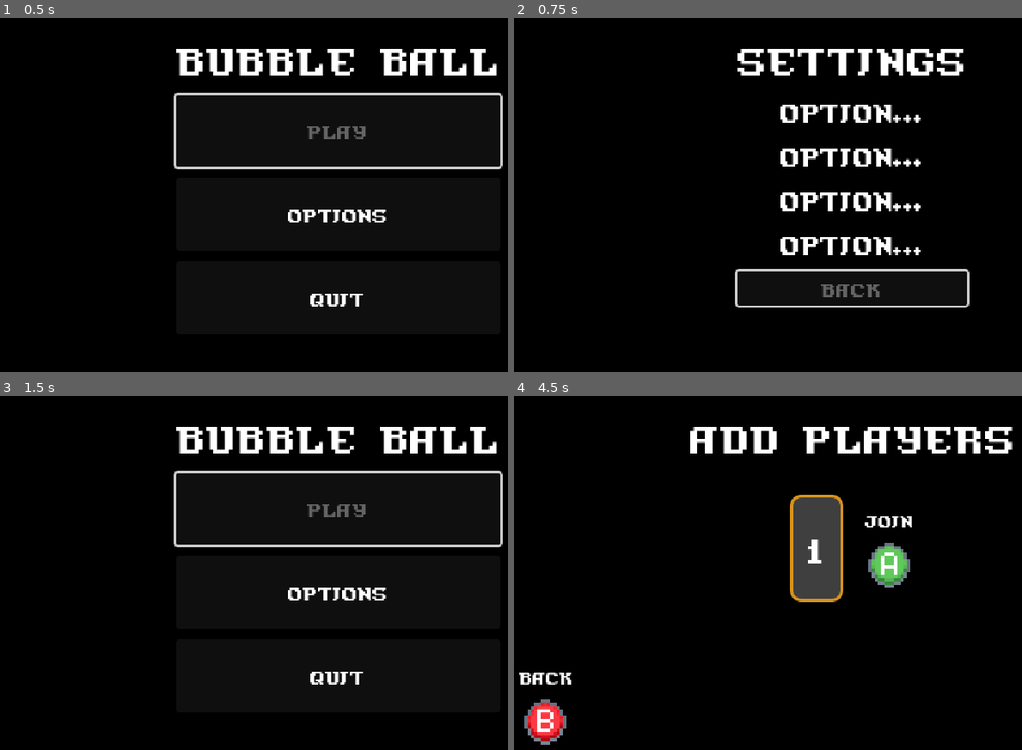
Above: before the commit, frames 1-4 (two rows, left to right).
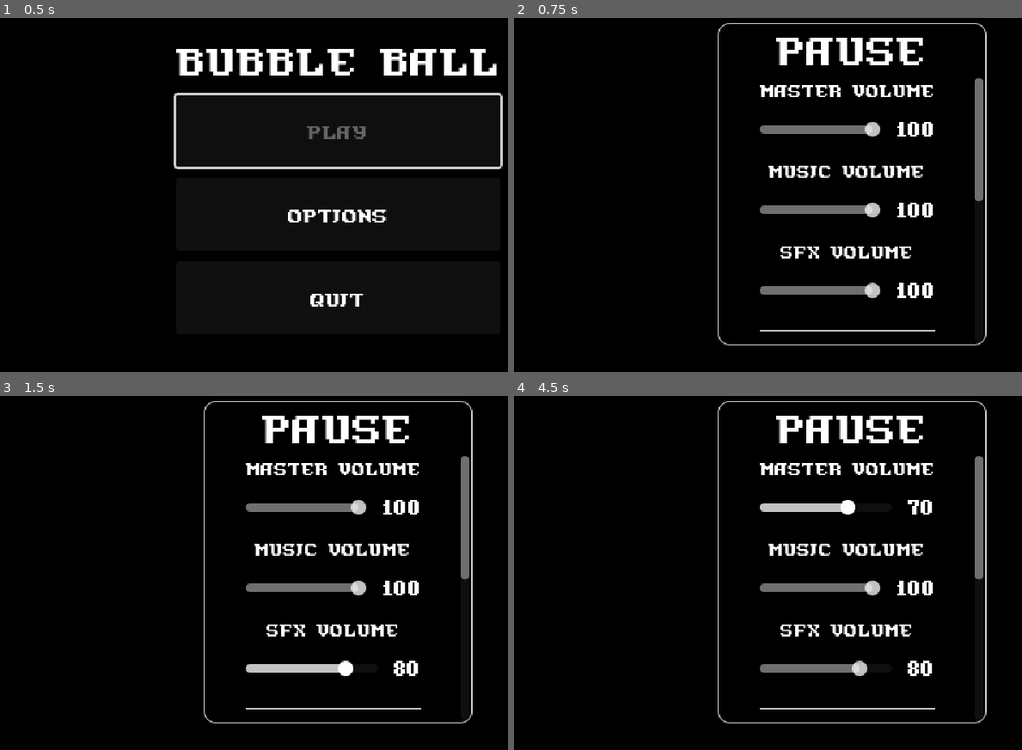
Above: after the commit, the same moments.

Repository: kyleyoung1121/BubbleBall
Game: Godot game, scene res://scenes & scripts/menu/main_menu.tscn
The game is run twice, just before and just after one commit, with the same random seed, the same clock (stepped at 60 frames per second) and the same inputs. Sound files missing from this copy of the repository are replaced by a short silence.
Inputs (mouse positions are in pixels of both pictures, inside the frame that each line leads up to):
- Up to frame 1 (0.5 s): no input
- Up to frame 2 (0.75 s): click "Options" at 0.5 s
- Up to frame 3 (1.5 s): click (335, 665) at 1.25 s, where only the run before the commit has a clickable "Back"
- Up to frame 4 (4.5 s): click (849, 509) at 2 s, where only the run before the commit has a clickable "Play"; click (544, 703) at 2.77 s; click (849, 509) at 3.5 s, where only the run before the commit has a clickable "Play"; tap Enter (join) at 4.25 s; hold S (dive) from 4.28 s (still down)

Frame 1 is identical in both runs. In frame 2, 11% of the frame differs, in the area x 40-94%, y 1-93%; in frame 3, 10%; in frame 4, 13%, in the area x 1-99%, y 1-99%.

Commit message:
Added working settings to the pause menu

Diff:
--- a/scenes & scripts/gameplay/gameplay.gd
+++ b/scenes & scripts/gameplay/gameplay.gd
@@ -9,6 +9,7 @@
 @onready var post_match_timer = $PostMatchTimer
 @onready var orange_hearts = $OrangeHearts
 @onready var blue_hearts = $BlueHearts
+@onready var pause_menu = $PauseMenu
 
 
 const MAIN_MENU_SCENE_PATH = "res://scenes & scripts/menu/main_menu.tscn"
@@ -33,6 +34,7 @@
 var block_match_start = false
 var ball_instance
 
+var max_lives = GameSettings.team_lives
 var team_one_lives
 var team_two_lives
 
@@ -69,6 +71,7 @@
 	# Make sure the next and previous map symbols are visible to start
 	next_map_symbol.visible = true
 	previous_map_symbol.visible = true
+	pause_menu.visible = false
 
 
 # Called every frame. 'delta' is the elapsed time since the previous frame.
@@ -204,10 +207,22 @@
 # Pause the game. Uses game_time_scale instead of freezing to preserve momentum
 func toggle_pause():
 	if round_paused:
+		# Unpause
 		Engine.time_scale = GameSettings.game_time_scale
+		pause_menu.visible = false
 		round_paused = false
+		# Check to see if the team_lives changed. If so, add/remove lives.
+		if not GameSettings.team_lives == max_lives:
+			team_one_lives += GameSettings.team_lives - max_lives
+			team_two_lives += GameSettings.team_lives - max_lives
+		max_lives = GameSettings.team_lives
+		# Update hearts to match current settings
+		update_all_hearts()
 	else:
+		# Pause
 		Engine.time_scale = 0
+		pause_menu.visible = true
+		pause_menu.reload_slider_values()
 		round_paused = true
 
 
--- a/scenes & scripts/gameplay/gameplay.tscn
+++ b/scenes & scripts/gameplay/gameplay.tscn
@@ -1,8 +1,9 @@
-[gd_scene load_steps=6 format=3 uid="uid://bkaskjofg0e42"]
+[gd_scene load_steps=7 format=3 uid="uid://bkaskjofg0e42"]
 
 [ext_resource type="Script" path="res://scenes & scripts/gameplay/gameplay.gd" id="1_wjm3a"]
 [ext_resource type="Texture2D" uid="uid://d01on1qdeiasv" path="res://assets/sprites/orange_heart.png" id="5_ckosj"]
 [ext_resource type="Texture2D" uid="uid://c2h78hpnumckf" path="res://assets/sprites/blue_heart.png" id="6_amfrv"]
+[ext_resource type="PackedScene" uid="uid://c7eltkbk00sxq" path="res://scenes & scripts/menu/pause_menu.tscn" id="6_emvep"]
 [ext_resource type="Theme" uid="uid://dxnhffmfb2hde" path="res://assets/themes/new_theme.tres" id="10_y65wx"]
 [ext_resource type="Script" path="res://scenes & scripts/gameplay/count_down_text.gd" id="11_hh4ss"]
 
@@ -82,6 +83,10 @@
 wait_time = 3.0
 one_shot = true
 
+[node name="PostMatchTimer" type="Timer" parent="."]
+wait_time = 3.0
+one_shot = true
+
 [node name="OrangeHearts" type="Node2D" parent="."]
 z_index = 10
 
@@ -158,9 +163,20 @@
 [node name="AudioStreamPlayer2D" type="AudioStreamPlayer2D" parent="."]
 pitch_scale = 0.18
 
-[node name="PostMatchTimer" type="Timer" parent="."]
-wait_time = 3.0
-one_shot = true
+[node name="PauseMenu" parent="." instance=ExtResource("6_emvep")]
+visible = false
+z_index = 30
+anchors_preset = 8
+anchor_left = 0.5
+anchor_top = 0.5
+anchor_right = 0.5
+anchor_bottom = 0.5
+offset_left = 324.0
+offset_top = 175.0
+offset_right = 324.0
+offset_bottom = 175.0
+size_flags_horizontal = 4
+size_flags_vertical = 4
 
 [connection signal="timeout" from="CountDownText/StartTimer" to="." method="match_begin"]
 [connection signal="timeout" from="PostRoundTimer" to="." method="reset_round"]
--- a/scenes & scripts/gameplay/player.tscn
+++ b/scenes & scripts/gameplay/player.tscn
@@ -9,6 +9,7 @@
 [sub_resource type="CircleShape2D" id="CircleShape2D_ol2h7"]
 
 [node name="Player" type="RigidBody2D"]
+z_index = 9
 collision_mask = 15
 mass = 0.4
 physics_material_override = SubResource("PhysicsMaterial_ld8eo")
--- a/scenes & scripts/gameplay/slow_mo_zone.gd
+++ b/scenes & scripts/gameplay/slow_mo_zone.gd
@@ -1,15 +1,13 @@
 extends Node2D
 
 
-@export var slow_percent: float = GameSettings.slow_mo_scale
-@export var normal_percent: float = GameSettings.game_time_scale
-
-
 func _on_area_2d_body_entered(body):
+	# If the ball is in the slow mo zone, slow down time
 	if body.is_in_group("ball"):
-		Engine.time_scale = slow_percent
+		Engine.time_scale = GameSettings.slow_mo_scale
 
 
 func _on_area_2d_body_exited(body):
+	# If the ball has left the zone, set time to normal speed
 	if body.is_in_group("ball"):
-		Engine.time_scale = normal_percent
+		Engine.time_scale = GameSettings.game_time_scale
--- a/scenes & scripts/global/game_settings.gd
+++ b/scenes & scripts/global/game_settings.gd
@@ -1,7 +1,7 @@
 extends Node
 
 # General
-var team_lives = 3
+var team_lives = 5
 var game_time_scale = 0.85
 var slow_mo_scale = 0.45
 
@@ -10,3 +10,8 @@
 
 # Bubbles
 var bubble_size = 1.4
+
+# Audio
+var master_volume = 100
+var music_volume = 100
+var sfx_volume = 100
--- a/scenes & scripts/menu/MainMenu.gd
+++ b/scenes & scripts/menu/MainMenu.gd
@@ -9,7 +9,6 @@
 @onready var players_and_prompt = $AddPlayers/CenterContainer/VBoxContainer/PanelContainer/MarginContainer/VBoxContainer/PlayersAndPrompt
 @onready var add_players_graphic = $AddPlayers/CenterContainer/VBoxContainer/PanelContainer/MarginContainer/VBoxContainer/PlayersAndPrompt/AddPlayersGraphic
 @onready var main_play_button = $Main/CenterContainer/PanelContainer/MarginContainer/VBoxContainer/MainPlayButton
-@onready var setting_back_button = $Settings/CenterContainer/PanelContainer/MarginContainer/ScrollContainer/VBoxContainer/SettingsBackButton
 
 const PLAYER_CARD_SCENE = preload("res://scenes & scripts/menu/player_card.tscn")
 const PLAYER_CARD_TEAM_ONE_THEME = preload("res://assets/themes/team_one_player_card.tres")
@@ -145,7 +144,7 @@
 func _on_main_options_button_pressed():
 	main_menu.visible = false
 	settings_menu.visible = true
-	setting_back_button.grab_focus()
+	#setting_back_button.grab_focus()
 	add_players_menu.visible = false
 	hold_x_to_start_graphic.visible = false
 	play_ui_next_sound()
--- a/scenes & scripts/menu/main_menu.tscn
+++ b/scenes & scripts/menu/main_menu.tscn
@@ -1,6 +1,7 @@
-[gd_scene load_steps=7 format=3 uid="uid://b20qyvib4hu52"]
+[gd_scene load_steps=8 format=3 uid="uid://b20qyvib4hu52"]
 
 [ext_resource type="Script" path="res://scenes & scripts/menu/MainMenu.gd" id="2_ti8ij"]
+[ext_resource type="PackedScene" uid="uid://c7eltkbk00sxq" path="res://scenes & scripts/menu/pause_menu.tscn" id="3_2pykj"]
 [ext_resource type="Texture2D" uid="uid://cgnxp0jjepcym" path="res://assets/sprites/buttons/a_button.png" id="3_7sh2c"]
 [ext_resource type="Theme" uid="uid://dxnhffmfb2hde" path="res://assets/themes/new_theme.tres" id="3_i51tq"]
 [ext_resource type="Texture2D" uid="uid://cny5vlfq1voyw" path="res://assets/sprites/buttons/b_button.png" id="4_kxs8b"]
@@ -82,67 +83,8 @@
 grow_vertical = 2
 theme = ExtResource("3_i51tq")
 
-[node name="CenterContainer" type="CenterContainer" parent="CanvasLayer/Settings"]
-layout_mode = 1
-anchors_preset = 15
-anchor_right = 1.0
-anchor_bottom = 1.0
-grow_horizontal = 2
-grow_vertical = 2
-
-[node name="PanelContainer" type="PanelContainer" parent="CanvasLayer/Settings/CenterContainer"]
-custom_minimum_size = Vector2(400, 300)
-layout_mode = 2
-
-[node name="MarginContainer" type="MarginContainer" parent="CanvasLayer/Settings/CenterContainer/PanelContainer"]
-layout_mode = 2
-theme_override_constants/margin_left = 10
-theme_override_constants/margin_top = 10
-theme_override_constants/margin_right = 10
-theme_override_constants/margin_bottom = 10
-
-[node name="ScrollContainer" type="ScrollContainer" parent="CanvasLayer/Settings/CenterContainer/PanelContainer/MarginContainer"]
-layout_mode = 2
-
-[node name="VBoxContainer" type="VBoxContainer" parent="CanvasLayer/Settings/CenterContainer/PanelContainer/MarginContainer/ScrollContainer"]
-layout_mode = 2
-size_flags_horizontal = 6
-theme_override_constants/separation = 10
-
-[node name="Label" type="Label" parent="CanvasLayer/Settings/CenterContainer/PanelContainer/MarginContainer/ScrollContainer/VBoxContainer"]
-layout_mode = 2
-theme_override_font_sizes/font_size = 36
-text = "Settings"
-horizontal_alignment = 1
-
-[node name="Label2" type="Label" parent="CanvasLayer/Settings/CenterContainer/PanelContainer/MarginContainer/ScrollContainer/VBoxContainer"]
-layout_mode = 2
-theme_override_font_sizes/font_size = 24
-text = "Option..."
-horizontal_alignment = 1
-
-[node name="Label3" type="Label" parent="CanvasLayer/Settings/CenterContainer/PanelContainer/MarginContainer/ScrollContainer/VBoxContainer"]
-layout_mode = 2
-theme_override_font_sizes/font_size = 24
-text = "Option..."
-horizontal_alignment = 1
-
-[node name="Label4" type="Label" parent="CanvasLayer/Settings/CenterContainer/PanelContainer/MarginContainer/ScrollContainer/VBoxContainer"]
-layout_mode = 2
-theme_override_font_sizes/font_size = 24
-text = "Option..."
-horizontal_alignment = 1
-
-[node name="Label5" type="Label" parent="CanvasLayer/Settings/CenterContainer/PanelContainer/MarginContainer/ScrollContainer/VBoxContainer"]
-layout_mode = 2
-theme_override_font_sizes/font_size = 24
-text = "Option..."
-horizontal_alignment = 1
-
-[node name="SettingsBackButton" type="Button" parent="CanvasLayer/Settings/CenterContainer/PanelContainer/MarginContainer/ScrollContainer/VBoxContainer"]
-layout_mode = 2
-size_flags_vertical = 3
-text = "Back"
+[node name="PauseMenu" parent="CanvasLayer/Settings" instance=ExtResource("3_2pykj")]
+layout_mode = 1
 
 [node name="AddPlayers" type="Control" parent="CanvasLayer"]
 visible = false
@@ -293,6 +235,5 @@
 [connection signal="pressed" from="CanvasLayer/Main/CenterContainer/PanelContainer/MarginContainer/VBoxContainer/MainPlayButton" to="CanvasLayer" method="_on_main_play_button_pressed"]
 [connection signal="pressed" from="CanvasLayer/Main/CenterContainer/PanelContainer/MarginContainer/VBoxContainer/MainOptionsButton" to="CanvasLayer" method="_on_main_options_button_pressed"]
 [connection signal="pressed" from="CanvasLayer/Main/CenterContainer/PanelContainer/MarginContainer/VBoxContainer/MainQuitButton" to="CanvasLayer" method="_on_main_quit_button_pressed"]
-[connection signal="pressed" from="CanvasLayer/Settings/CenterContainer/PanelContainer/MarginContainer/ScrollContainer/VBoxContainer/SettingsBackButton" to="CanvasLayer" method="_on_settings_back_button_pressed"]
 [connection signal="pressed" from="CanvasLayer/AddPlayers/CenterContainer/VBoxContainer/HoldXToStartGraphic/AddPlayersBackButton" to="CanvasLayer" method="_on_add_players_back_button_pressed"]
 [connection signal="pressed" from="CanvasLayer/AddPlayers/PanelContainer/AddPlayersBackButton" to="CanvasLayer" method="_on_add_players_back_button_pressed"]
--- /dev/null
+++ b/scenes & scripts/menu/pause_menu.gd
@@ -0,0 +1,51 @@
+extends Control
+
+
+# Declare the dictionary with sliders and their corresponding GameSettings values
+@onready var sliders = {
+	"MasterVolumeSlider": { "slider": $Panel/ScrollContainer/VBoxContainer/MasterVolumeContainer/SliderBox/MasterVolumeSlider, "value_text": $Panel/ScrollContainer/VBoxContainer/MasterVolumeContainer/SliderBox/SliderValueBox/MasterVolumeValueText, "setting": "master_volume" },
+	"MusicVolumeSlider": { "slider": $Panel/ScrollContainer/VBoxContainer/MusicVolumeContainer/SliderBox/MusicVolumeSlider, "value_text": $Panel/ScrollContainer/VBoxContainer/MusicVolumeContainer/SliderBox/SliderValueBox/MusicVolumeValueText, "setting": "music_volume" },
+	"SfxVolumeSlider": { "slider": $Panel/ScrollContainer/VBoxContainer/SfxVolumeContainer/SliderBox/SfxVolumeSlider, "value_text": $Panel/ScrollContainer/VBoxContainer/SfxVolumeContainer/SliderBox/SliderValueBox/SfxVolumeValueText, "setting": "sfx_volume" },
+	"TeamLivesSlider": { "slider": $Panel/ScrollContainer/VBoxContainer/TeamLivesContainer/SliderBox/TeamLivesSlider, "value_text": $Panel/ScrollContainer/VBoxContainer/TeamLivesContainer/SliderBox/SliderValueBox/TeamLivesValueText, "setting": "team_lives" },
+	"GameSpeedSlider": { "slider": $Panel/ScrollContainer/VBoxContainer/GameSpeedContainer/SliderBox/GameSpeedSlider, "value_text": $Panel/ScrollContainer/VBoxContainer/GameSpeedContainer/SliderBox/SliderValueBox/GameSpeedValueText, "setting": "game_time_scale" },
+	"SlowMoSlider": { "slider": $Panel/ScrollContainer/VBoxContainer/SlowMoSpeedContainer/SliderBox/SlowMoSpeedSlider, "value_text": $Panel/ScrollContainer/VBoxContainer/SlowMoSpeedContainer/SliderBox/SliderValueBox/SlowMoSpeedValueText, "setting": "slow_mo_scale" },
+	"BubbleSizeSlider": { "slider": $Panel/ScrollContainer/VBoxContainer/BubbleSizeContainer/SliderBox/BubbleSizeSlider, "value_text": $Panel/ScrollContainer/VBoxContainer/BubbleSizeContainer/SliderBox/SliderValueBox/BubbleSizeValueText, "setting": "bubble_size" }
+}
+
+
+func _ready():
+	reload_slider_values()
+	connect_sliders()
+
+
+# For each slider, check GameSettings for the defaults and set accordingly
+func reload_slider_values():
+	for key in sliders.keys():
+		var slider_info = sliders[key]
+		var slider = slider_info["slider"]
+		var value_text = slider_info["value_text"]
+		var setting_name = slider_info["setting"]
+		var value = GameSettings.get(setting_name)
+
+		slider.value = value
+		value_text.text = str(value)
+
+
+# Attach each slider to a function that will handle updating the game settings and UI
+func connect_sliders():
+	for key in sliders.keys():
+		var slider_info = sliders[key]
+		var slider = slider_info["slider"]
+		slider.value_changed.connect(build_slider_changed_callback(key))
+
+
+# Given a specific slider, build a function that will adjust the correct variables on slider change
+func build_slider_changed_callback(key):
+	# Each time the slider changes, it will call this function
+	return func on_slider_value_changed(value):
+		var slider_info = sliders[key]
+		var value_text = slider_info["value_text"]
+		var setting_name = slider_info["setting"]
+		# Update the UI and set the game variables.
+		value_text.text = str(value)
+		GameSettings.set(setting_name, value)
--- /dev/null
+++ b/scenes & scripts/menu/pause_menu.tscn
@@ -0,0 +1,334 @@
+[gd_scene load_steps=4 format=3 uid="uid://c7eltkbk00sxq"]
+
+[ext_resource type="Script" path="res://scenes & scripts/menu/pause_menu.gd" id="1_d28cu"]
+[ext_resource type="Theme" uid="uid://dxnhffmfb2hde" path="res://assets/themes/new_theme.tres" id="1_ts7t4"]
+
+[sub_resource type="StyleBoxFlat" id="StyleBoxFlat_pbo0a"]
+bg_color = Color(0, 0, 0, 1)
+border_width_left = 1
+border_width_top = 1
+border_width_right = 1
+border_width_bottom = 1
+corner_radius_top_left = 10
+corner_radius_top_right = 10
+corner_radius_bottom_right = 10
+corner_radius_bottom_left = 10
+
+[node name="PauseMenu" type="Control"]
+layout_mode = 3
+anchors_preset = 15
+anchor_right = 1.0
+anchor_bottom = 1.0
+grow_horizontal = 2
+grow_vertical = 2
+script = ExtResource("1_d28cu")
+
+[node name="Panel" type="Panel" parent="."]
+layout_mode = 1
+anchors_preset = 8
+anchor_left = 0.5
+anchor_top = 0.5
+anchor_right = 0.5
+anchor_bottom = 0.5
+offset_left = -125.0
+offset_top = -150.0
+offset_right = 125.0
+offset_bottom = 150.0
+grow_horizontal = 2
+grow_vertical = 2
+theme_override_styles/panel = SubResource("StyleBoxFlat_pbo0a")
+
+[node name="Label" type="Label" parent="Panel"]
+layout_mode = 2
+offset_left = 51.0
+offset_right = 199.0
+offset_bottom = 47.0
+theme = ExtResource("1_ts7t4")
+theme_override_font_sizes/font_size = 36
+text = "Pause"
+horizontal_alignment = 1
+
+[node name="ScrollContainer" type="ScrollContainer" parent="Panel"]
+layout_mode = 2
+offset_left = 3.0
+offset_top = 51.0
+offset_right = 247.0
+offset_bottom = 297.0
+grow_horizontal = 2
+grow_vertical = 2
+horizontal_scroll_mode = 0
+
+[node name="VBoxContainer" type="VBoxContainer" parent="Panel/ScrollContainer"]
+layout_mode = 2
+size_flags_horizontal = 6
+size_flags_vertical = 4
+alignment = 1
+
+[node name="MasterVolumeContainer" type="VBoxContainer" parent="Panel/ScrollContainer/VBoxContainer"]
+layout_mode = 2
+
+[node name="MasterVolumeText" type="Label" parent="Panel/ScrollContainer/VBoxContainer/MasterVolumeContainer"]
+layout_mode = 2
+theme = ExtResource("1_ts7t4")
+theme_override_font_sizes/font_size = 16
+text = "Master Volume"
+horizontal_alignment = 1
+
+[node name="SliderBox" type="HBoxContainer" parent="Panel/ScrollContainer/VBoxContainer/MasterVolumeContainer"]
+layout_mode = 2
+size_flags_vertical = 3
+
+[node name="MasterVolumeSlider" type="HSlider" parent="Panel/ScrollContainer/VBoxContainer/MasterVolumeContainer/SliderBox"]
+layout_mode = 2
+size_flags_horizontal = 3
+size_flags_vertical = 4
+step = 5.0
+value = 100.0
+scrollable = false
+
+[node name="SliderValueBox" type="MarginContainer" parent="Panel/ScrollContainer/VBoxContainer/MasterVolumeContainer/SliderBox"]
+layout_mode = 2
+theme_override_constants/margin_left = 5
+theme_override_constants/margin_bottom = 5
+
+[node name="MasterVolumeValueText" type="Label" parent="Panel/ScrollContainer/VBoxContainer/MasterVolumeContainer/SliderBox/SliderValueBox"]
+layout_mode = 2
+size_flags_horizontal = 4
+theme = ExtResource("1_ts7t4")
+theme_override_font_sizes/font_size = 21
+text = "100"
+horizontal_alignment = 1
+vertical_alignment = 1
+
+[node name="MusicVolumeContainer" type="VBoxContainer" parent="Panel/ScrollContainer/VBoxContainer"]
+layout_mode = 2
+
+[node name="MusicVolumeText" type="Label" parent="Panel/ScrollContainer/VBoxContainer/MusicVolumeContainer"]
+layout_mode = 2
+theme = ExtResource("1_ts7t4")
+theme_override_font_sizes/font_size = 16
+text = "Music Volume"
+horizontal_alignment = 1
+
+[node name="SliderBox" type="HBoxContainer" parent="Panel/ScrollContainer/VBoxContainer/MusicVolumeContainer"]
+layout_mode = 2
+size_flags_vertical = 3
+
+[node name="MusicVolumeSlider" type="HSlider" parent="Panel/ScrollContainer/VBoxContainer/MusicVolumeContainer/SliderBox"]
+layout_mode = 2
+size_flags_horizontal = 3
+size_flags_vertical = 4
+step = 5.0
+value = 100.0
+scrollable = false
+
+[node name="SliderValueBox" type="MarginContainer" parent="Panel/ScrollContainer/VBoxContainer/MusicVolumeContainer/SliderBox"]
+layout_mode = 2
+theme_override_constants/margin_left = 5
+theme_override_constants/margin_bottom = 5
+
+[node name="MusicVolumeValueText" type="Label" parent="Panel/ScrollContainer/VBoxContainer/MusicVolumeContainer/SliderBox/SliderValueBox"]
+layout_mode = 2
+size_flags_horizontal = 4
+theme = ExtResource("1_ts7t4")
+theme_override_font_sizes/font_size = 21
+text = "100"
+horizontal_alignment = 1
+vertical_alignment = 1
+
+[node name="SfxVolumeContainer" type="VBoxContainer" parent="Panel/ScrollContainer/VBoxContainer"]
+layout_mode = 2
+
+[node name="SfxVolumeText" type="Label" parent="Panel/ScrollContainer/VBoxContainer/SfxVolumeContainer"]
+layout_mode = 2
+theme = ExtResource("1_ts7t4")
+theme_override_font_sizes/font_size = 16
+text = "Sfx Volume"
+horizontal_alignment = 1
+
+[node name="SliderBox" type="HBoxContainer" parent="Panel/ScrollContainer/VBoxContainer/SfxVolumeContainer"]
+layout_mode = 2
+size_flags_vertical = 3
+
+[node name="SfxVolumeSlider" type="HSlider" parent="Panel/ScrollContainer/VBoxContainer/SfxVolumeContainer/SliderBox"]
+layout_mode = 2
+size_flags_horizontal = 3
+size_flags_vertical = 4
+step = 5.0
+value = 100.0
+scrollable = false
+
+[node name="SliderValueBox" type="MarginContainer" parent="Panel/ScrollContainer/VBoxContainer/SfxVolumeContainer/SliderBox"]
+layout_mode = 2
+theme_override_constants/margin_left = 5
+theme_override_constants/margin_bottom = 5
+
+[node name="SfxVolumeValueText" type="Label" parent="Panel/ScrollContainer/VBoxContainer/SfxVolumeContainer/SliderBox/SliderValueBox"]
+layout_mode = 2
+size_flags_horizontal = 4
+theme = ExtResource("1_ts7t4")
+theme_override_font_sizes/font_size = 21
+text = "100"
+horizontal_alignment = 1
+vertical_alignment = 1
+
+[node name="Spacer" type="MarginContainer" parent="Panel/ScrollContainer/VBoxContainer"]
+layout_mode = 2
+theme_override_constants/margin_top = 10
+theme_override_constants/margin_bottom = 10
+
+[node name="ColorRect" type="ColorRect" parent="Panel/ScrollContainer/VBoxContainer/Spacer"]
+custom_minimum_size = Vector2(0, 1)
+layout_mode = 2
+color = Color(0.74558, 0.74558, 0.74558, 1)
+
+[node name="TeamLivesContainer" type="VBoxContainer" parent="Panel/ScrollContainer/VBoxContainer"]
+layout_mode = 2
+
+[node name="TeamLivesText" type="Label" parent="Panel/ScrollContainer/VBoxContainer/TeamLivesContainer"]
+layout_mode = 2
+theme = ExtResource("1_ts7t4")
+theme_override_font_sizes/font_size = 16
+text = "Life Count"
+horizontal_alignment = 1
+
+[node name="SliderBox" type="HBoxContainer" parent="Panel/ScrollContainer/VBoxContainer/TeamLivesContainer"]
+layout_mode = 2
+size_flags_vertical = 3
+
+[node name="TeamLivesSlider" type="HSlider" parent="Panel/ScrollContainer/VBoxContainer/TeamLivesContainer/SliderBox"]
+layout_mode = 2
+size_flags_horizontal = 3
+size_flags_vertical = 4
+min_value = 1.0
+max_value = 10.0
+value = 3.0
+scrollable = false
+
+[node name="SliderValueBox" type="MarginContainer" parent="Panel/ScrollContainer/VBoxContainer/TeamLivesContainer/SliderBox"]
+layout_mode = 2
+theme_override_constants/margin_left = 5
+theme_override_constants/margin_bottom = 5
+
+[node name="TeamLivesValueText" type="Label" parent="Panel/ScrollContainer/VBoxContainer/TeamLivesContainer/SliderBox/SliderValueBox"]
+layout_mode = 2
+size_flags_horizontal = 4
+theme = ExtResource("1_ts7t4")
+theme_override_font_sizes/font_size = 21
+text = "3"
+horizontal_alignment = 1
+vertical_alignment = 1
+
+[node name="GameSpeedContainer" type="VBoxContainer" parent="Panel/ScrollContainer/VBoxContainer"]
+layout_mode = 2
+
+[node name="GameSpeedText" type="Label" parent="Panel/ScrollContainer/VBoxContainer/GameSpeedContainer"]
+layout_mode = 2
+theme = ExtResource("1_ts7t4")
+theme_override_font_sizes/font_size = 16
+text = "Game Speed"
+horizontal_alignment = 1
+
+[node name="SliderBox" type="HBoxContainer" parent="Panel/ScrollContainer/VBoxContainer/GameSpeedContainer"]
+layout_mode = 2
+size_flags_vertical = 3
+
+[node name="GameSpeedSlider" type="HSlider" parent="Panel/ScrollContainer/VBoxContainer/GameSpeedContainer/SliderBox"]
+layout_mode = 2
+size_flags_horizontal = 3
+size_flags_vertical = 4
+min_value = 0.25
+max_value = 1.25
+step = 0.05
+value = 0.85
+scrollable = false
+
+[node name="SliderValueBox" type="MarginContainer" parent="Panel/ScrollContainer/VBoxContainer/GameSpeedContainer/SliderBox"]
+layout_mode = 2
+theme_override_constants/margin_left = 5
+theme_override_constants/margin_bottom = 5
+
+[node name="GameSpeedValueText" type="Label" parent="Panel/ScrollContainer/VBoxContainer/GameSpeedContainer/SliderBox/SliderValueBox"]
+layout_mode = 2
+size_flags_horizontal = 4
+theme = ExtResource("1_ts7t4")
+theme_override_font_sizes/font_size = 21
+text = "0.85"
+horizontal_alignment = 1
+vertical_alignment = 1
+
+[node name="SlowMoSpeedContainer" type="VBoxContainer" parent="Panel/ScrollContainer/VBoxContainer"]
+layout_mode = 2
+
+[node name="SlowMoSpeedText" type="Label" parent="Panel/ScrollContainer/VBoxContainer/SlowMoSpeedContainer"]
+layout_mode = 2
+theme = ExtResource("1_ts7t4")
+theme_override_font_sizes/font_size = 16
+text = "Slow Mo Speed"
+horizontal_alignment = 1
+
+[node name="SliderBox" type="HBoxContainer" parent="Panel/ScrollContainer/VBoxContainer/SlowMoSpeedContainer"]
+layout_mode = 2
+size_flags_vertical = 3
+
+[node name="SlowMoSpeedSlider" type="HSlider" parent="Panel/ScrollContainer/VBoxContainer/SlowMoSpeedContainer/SliderBox"]
+layout_mode = 2
+size_flags_horizontal = 3
+size_flags_vertical = 4
+min_value = 0.25
+max_value = 1.25
+step = 0.05
+value = 0.45
+scrollable = false
+
+[node name="SliderValueBox" type="MarginContainer" parent="Panel/ScrollContainer/VBoxContainer/SlowMoSpeedContainer/SliderBox"]
+layout_mode = 2
+theme_override_constants/margin_left = 5
+theme_override_constants/margin_bottom = 5
+
+[node name="SlowMoSpeedValueText" type="Label" parent="Panel/ScrollContainer/VBoxContainer/SlowMoSpeedContainer/SliderBox/SliderValueBox"]
+layout_mode = 2
+size_flags_horizontal = 4
+theme = ExtResource("1_ts7t4")
+theme_override_font_sizes/font_size = 21
+text = "0.45"
+horizontal_alignment = 1
+vertical_alignment = 1
+
+[node name="BubbleSizeContainer" type="VBoxContainer" parent="Panel/ScrollContainer/VBoxContainer"]
+layout_mode = 2
+
+[node name="BubbleSizeText" type="Label" parent="Panel/ScrollContainer/VBoxContainer/BubbleSizeContainer"]
+layout_mode = 2
+theme = ExtResource("1_ts7t4")
+theme_override_font_sizes/font_size = 16
+text = "Bubble Size"
+horizontal_alignment = 1
+
+[node name="SliderBox" type="HBoxContainer" parent="Panel/ScrollContainer/VBoxContainer/BubbleSizeContainer"]
+layout_mode = 2
+size_flags_vertical = 3
+
+[node name="BubbleSizeSlider" type="HSlider" parent="Panel/ScrollContainer/VBoxContainer/BubbleSizeContainer/SliderBox"]
+layout_mode = 2
+size_flags_horizontal = 3
+size_flags_vertical = 4
+min_value = 0.5
+max_value = 2.5
+step = 0.1
+value = 1.4
+scrollable = false
+
+[node name="SliderValueBox" type="MarginContainer" parent="Panel/ScrollContainer/VBoxContainer/BubbleSizeContainer/SliderBox"]
+layout_mode = 2
+theme_override_constants/margin_left = 5
+theme_override_constants/margin_bottom = 5
+
+[node name="BubbleSizeValueText" type="Label" parent="Panel/ScrollContainer/VBoxContainer/BubbleSizeContainer/SliderBox/SliderValueBox"]
+layout_mode = 2
+size_flags_horizontal = 4
+theme = ExtResource("1_ts7t4")
+theme_override_font_sizes/font_size = 21
+text = "1.4"
+horizontal_alignment = 1
+vertical_alignment = 1
